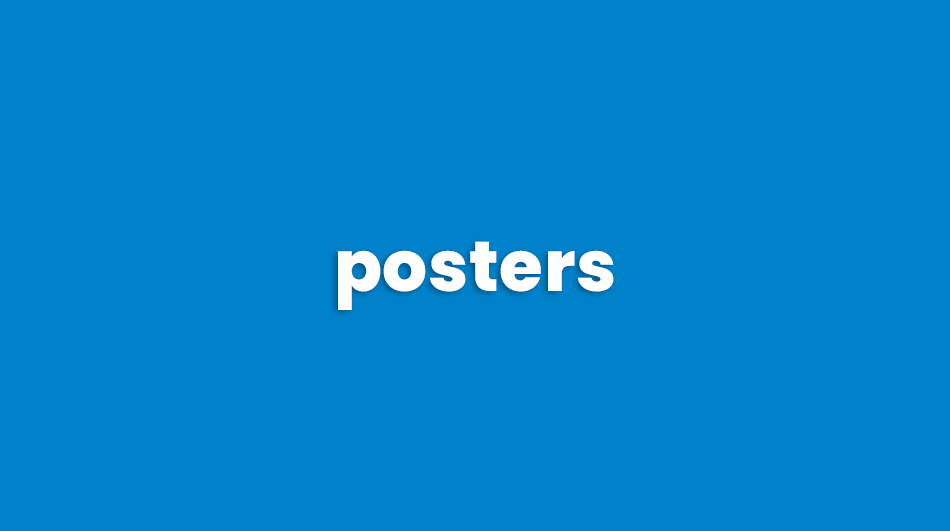
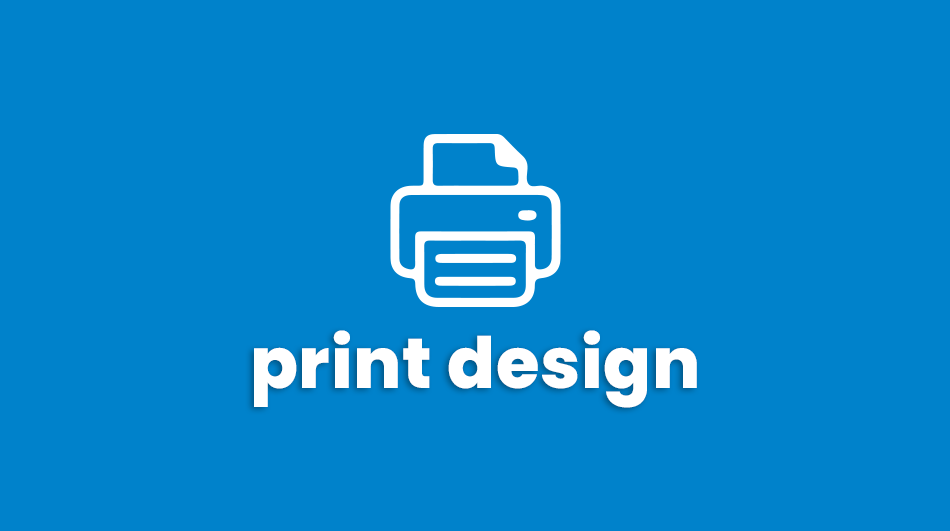
Before/after of a 950 x 531 layered artwork. What changed in the layer stack:
painted on "Vector Smart Object" over [390, 134, 561, 377]
renamed "posters" to "print design", painted on it over [254, 241, 697, 408]
